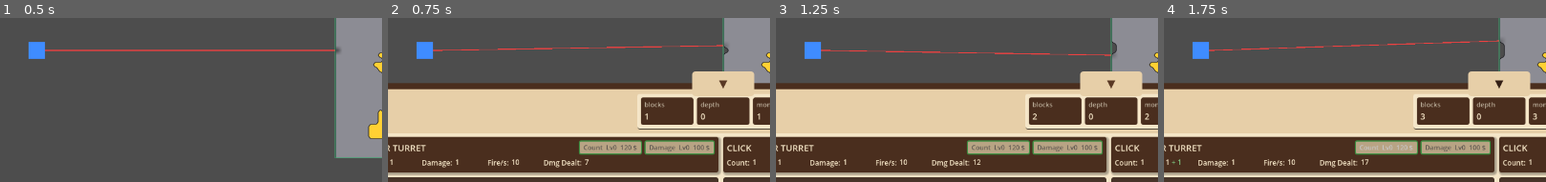
Above: before the commit, frames 1-4 (left to right).
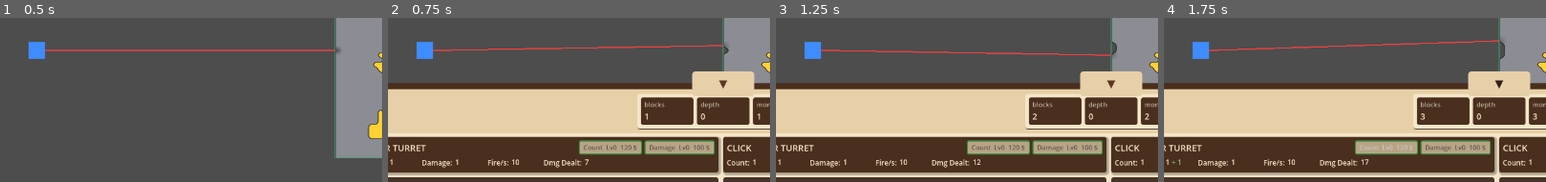
Above: after the commit, the same moments.

Repository: caboyd/blast_game
Game: Godot game, scene res://scenes/Main.tscn
Two runs of this game, one before a commit and one after it. Both use one fixed random seed, a clock stepped at 60 frames per second and the inputs below.
Inputs:
- Up to frame 1 (0.5 s): no input
- Up to frame 2 (0.75 s): click "▲" at 0.5 s
- Up to frame 3 (1.25 s): no input
- Up to frame 4 (1.75 s): click "Count Lv0 120 $" at 1.25 s
The pictures show only the part of the screen within x 6-56%, y 25-75%; the shares and areas given below are measured in that part.

Frame 1 is identical in both runs. In frame 2, 0.2% of the frame differs, in the area x 14-86%, y 16-21%; in frame 3, 0.2%; in frame 4, 0.2%, in the area x 13-88%, y 13-21%.

Commit message:
Bug fix
new turrets get proper beam width

Diff:
--- a/scripts/turrets/LaserTurret.gd
+++ b/scripts/turrets/LaserTurret.gd
@@ -28,13 +28,14 @@
 	var beam_idx := _beam.get_index()
 	add_child(_spotter)
 	move_child(_spotter, beam_idx)
-	_beam.width = base_beam_width
+
 	_beam.default_color = beam_color
 	_beam.joint_mode = Line2D.LINE_JOINT_ROUND
 	_beam.begin_cap_mode = Line2D.LINE_CAP_ROUND
 	_beam.end_cap_mode = Line2D.LINE_CAP_ROUND
 	UpgradeBus.upgrade_purchased.connect(_on_upgrade_purchased)
 	damage = GameStatistics.laser_turret_damage
+	_beam.width = base_beam_width + beam_width_scaling_factor * damage
 
 
 func _on_upgrade_purchased(id: StringName, _new_level: int) -> void:
